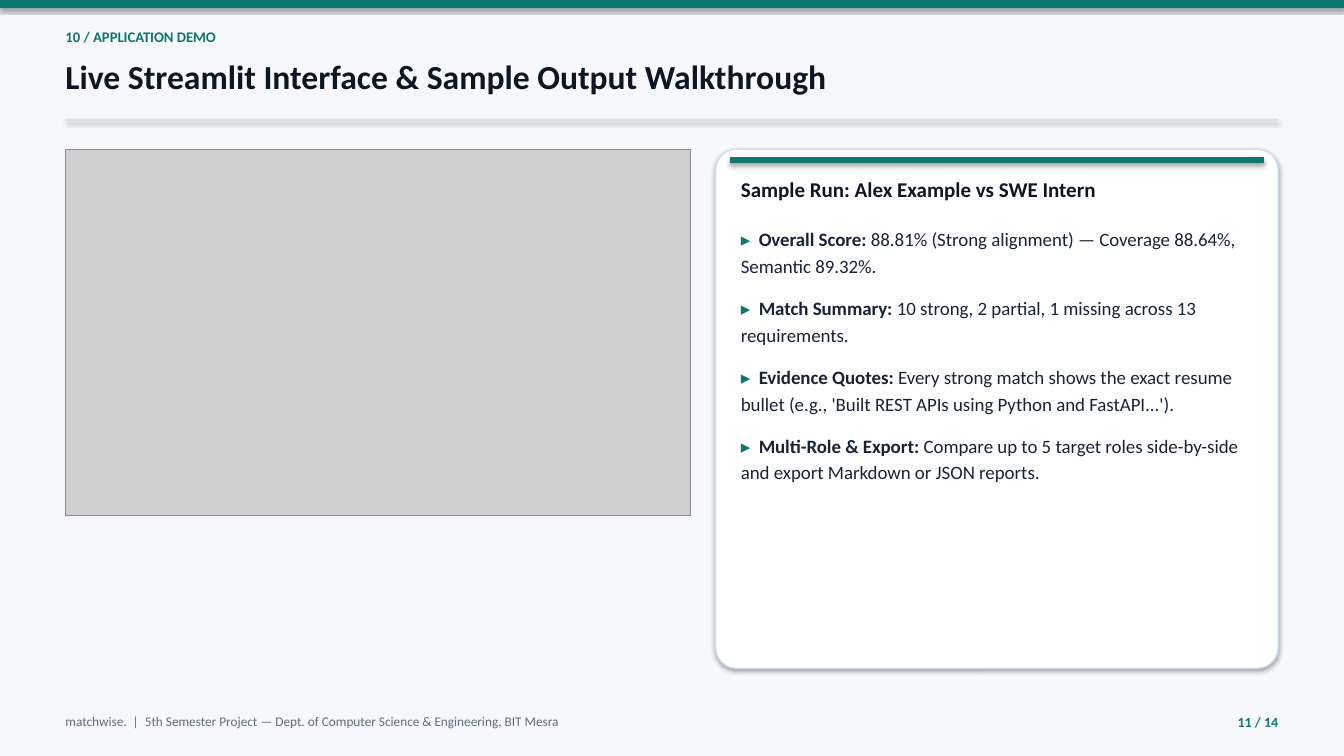
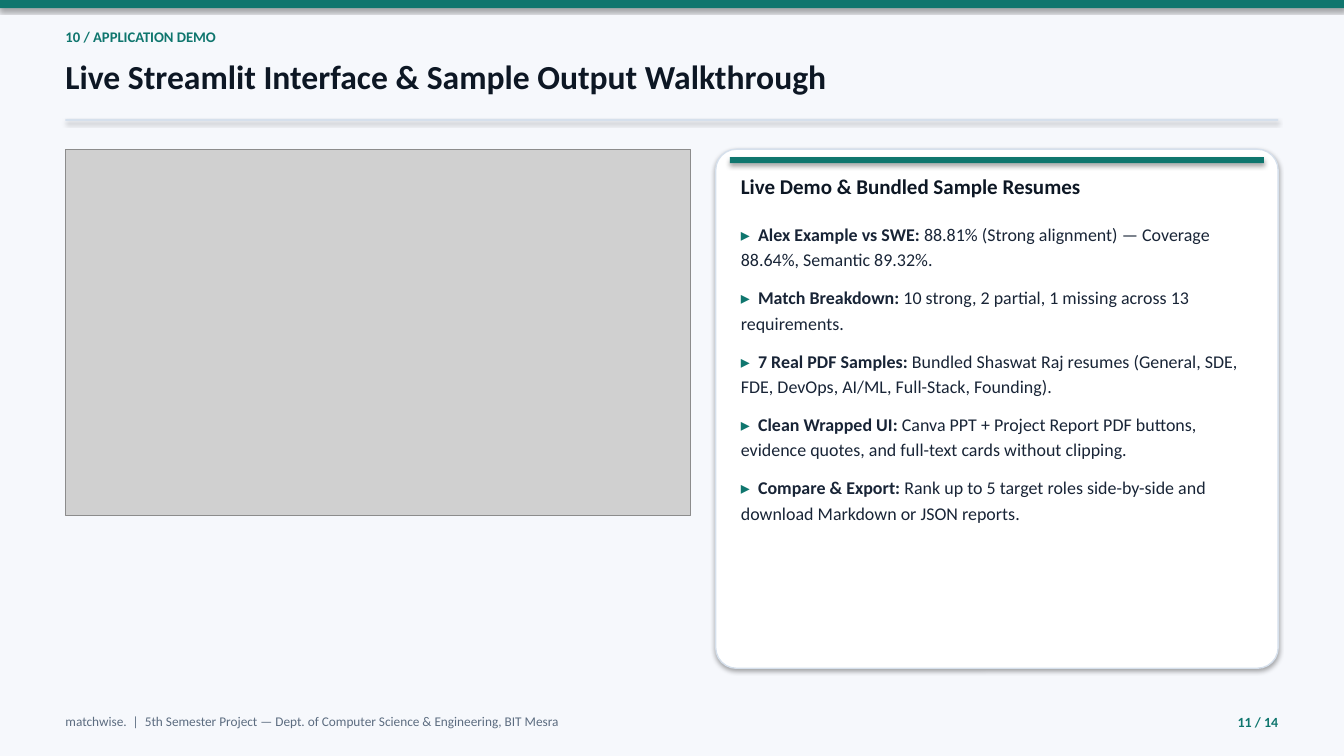
Before and after one commit to playlikeboy/resume-job-matching-skill-gap-analyzer, a slide deck: slide 11 of docs/Matchwise_5th_Sem_Presentation.pptx. Drawn at 1344x756 pixels with LibreOffice and Linux fonts; fonts in the diff are those of the drawing; grey boxes stand for pictures. Boxes give left, top, right and bottom in pixels: in the first picture for what was removed or moved away, otherwise in the second. Text is boxed around its words. In the diff, an @@ line names an element or a change of style, - is before the commit and + after.

Commit message:
Update 5th-sem PPT slides with current app, 7 resumes, and 22 tests

```diff
--- a/docs/Matchwise_5th_Sem_Presentation.pptx
+++ b/docs/Matchwise_5th_Sem_Presentation.pptx
@@ text at <box>741,179,1081,198</box>: text changed @@
-Sample Run: Alex Example vs SWE Intern
+Live Demo & Bundled Sample Resumes
@@ text at <box>741,228,1238,523</box>: text changed; size 13.5 to 12.8 pt @@
-▸ Overall Score: 88.81% (Strong alignment) — Coverage 88.64%, Semantic 89.32%.
-▸ Match Summary: 10 strong, 2 partial, 1 missing across 13 requirements.
-▸ Evidence Quotes: Every strong match shows the exact resume bullet (e.g., 'Built REST APIs using Python and FastAPI...').
-▸ Multi-Role & Export: Compare up to 5 target roles side-by-side and export Markdown or JSON reports.
+▸ Alex Example vs SWE: 88.81% (Strong alignment) — Coverage 88.64%, Semantic 89.32%.
+▸ Match Breakdown: 10 strong, 2 partial, 1 missing across 13 requirements.
+▸ 7 Real PDF Samples: Bundled Shaswat Raj resumes (General, SDE, FDE, DevOps, AI/ML, Full-Stack, Founding).
+▸ Clean Wrapped UI: Canva PPT + Project Report PDF buttons, evidence quotes, and full-text cards without clipping.
+▸ Compare & Export: Rank up to 5 target roles side-by-side and download Markdown or JSON reports.
```
Also in this commit, not shown: 3 other slides changed.
